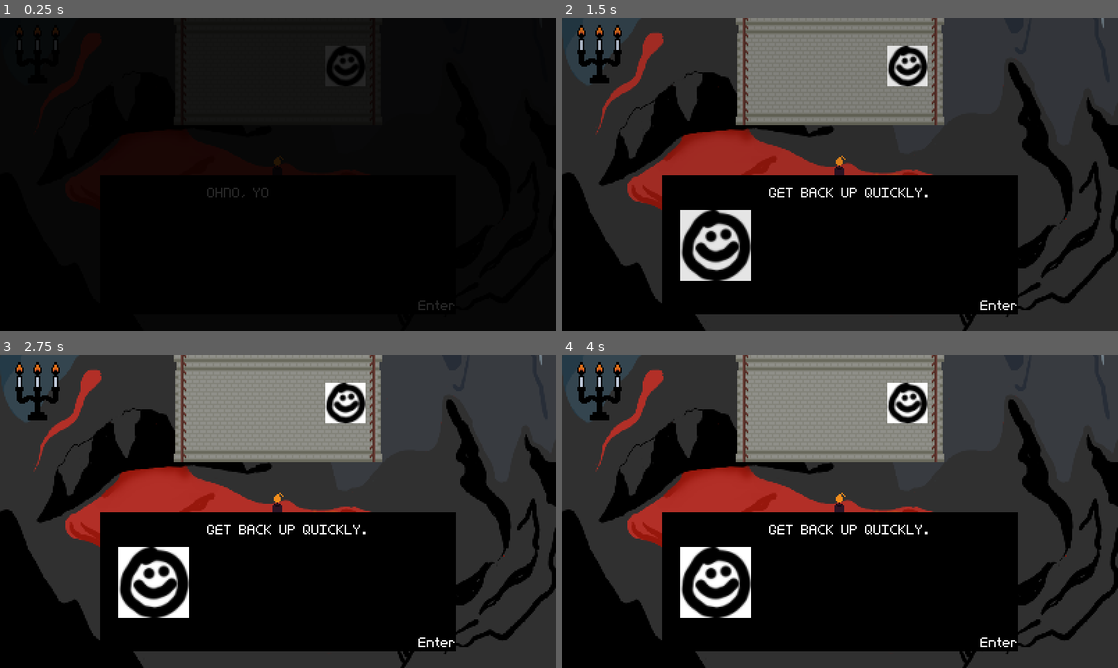
Above: before the commit, frames 1-4 (two rows, left to right).
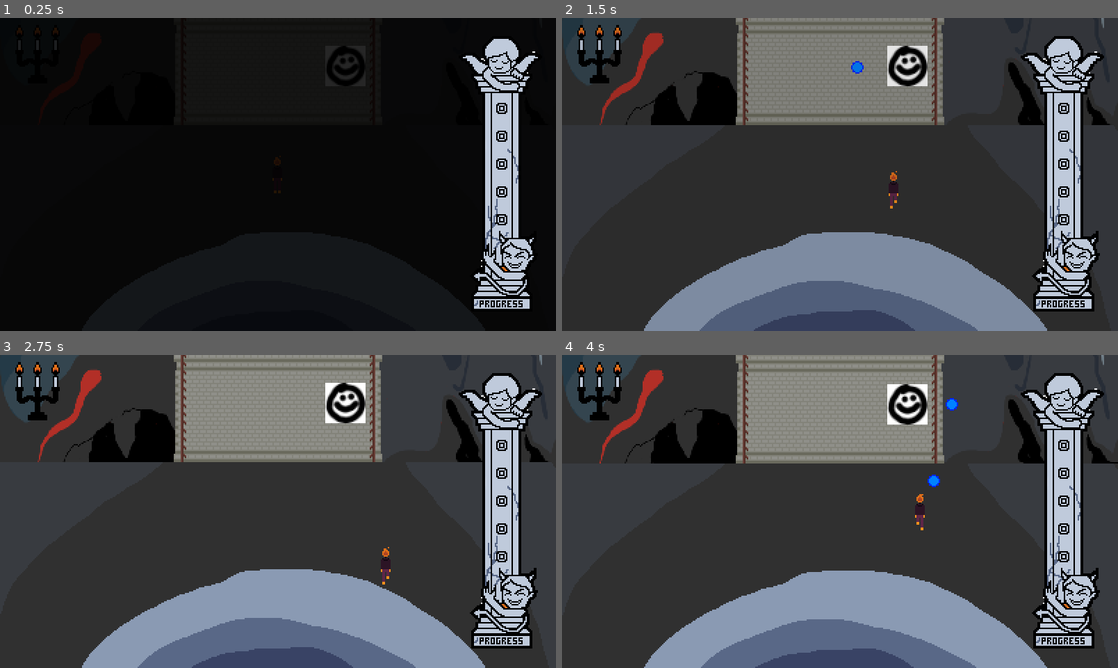
Above: after the commit, the same moments.

Repository: RegularSalamander/burnt-out-seven-sins
Game: Godot game, scene res://Scenes/Game.tscn
Two runs of this game, one before a commit and one after it. Both use one fixed random seed, a clock stepped at 60 frames per second and the inputs below.
Inputs:
- Up to frame 1 (0.25 s): no input
- Up to frame 2 (1.5 s): tap Enter (ui_accept) at 0.5 s; hold Right (right) 0.53-1.28 s; tap Space (jump) at 0.77 s; hold Down (ui_down) from 1.28 s (still down)
- Up to frame 3 (2.75 s): tap Space (jump) at 1.52 s; release Down (ui_down) at 2.03 s; hold Right (right) from 2.03 s (still down)
- Up to frame 4 (4 s): release Right (right) at 2.78 s; hold Up (ui_up) 2.78-3.53 s; tap Space (jump) at 3.02, 3.77 s; hold Left (left) from 3.53 s (still down)

The runs differ from the first frame. In frame 1, 14% of the frame differs, in the area x 14-97%, y 6-100%; in frame 2, 52%; in frame 3, 52%; in frame 4, 54%, in the area x 0-100%, y 0-100%.

Commit message:
tons of bug fixes

Diff:
--- a/Dialog/level 6.json
+++ b/Dialog/level 6.json
@@ -5,6 +5,6 @@
         {"type":"set-portrait", "res":"Art/smiley.tres"},
         "considering u look like that.",
         {"type":"set-portrait", "res":"Art/smiley.tres"},
-        "how bout stop being such a player n keep it in ur pants."
+        "how bout stop being such a player, k?"
     ]
 }
--- a/Dialog/level 8.json
+++ b/Dialog/level 8.json
@@ -5,6 +5,8 @@
         {"type":"set-portrait", "res":"Art/smiley.tres"},
         "they don't let sinners into heaven",
         {"type":"set-portrait", "res":"Art/smiley.tres"},
-        "and they definitely don't let people come back to life."
+        "and they definitely don't let people come back to life.",
+        {"type":"set-portrait", "res":"Art/smiley.tres"},
+        "lmao"
     ]
 }
--- a/Scenes/Game.tscn
+++ b/Scenes/Game.tscn
@@ -13,6 +13,13 @@
 [ext_resource path="res://Art/ui_progress_back.png" type="Texture" id=11]
 [ext_resource path="res://Art/ui_progress_flame.png" type="Texture" id=12]
 [ext_resource path="res://Art/ui_progress.png" type="Texture" id=13]
+[ext_resource path="res://Art/start.png" type="Texture" id=14]
+
+[sub_resource type="RectangleShape2D" id=1]
+extents = Vector2( 10, 123.555 )
+
+[sub_resource type="RectangleShape2D" id=2]
+extents = Vector2( 138.953, 10 )
 
 [node name="Node2D" type="Node2D"]
 script = ExtResource( 5 )
@@ -31,10 +38,14 @@
 [node name="CanvasLayer2" type="CanvasLayer" parent="Node2D"]
 
 [node name="Control" parent="Node2D/CanvasLayer2" instance=ExtResource( 1 )]
-margin_top = -287.0
+margin_left = 1.41418
+margin_top = -288.414
+margin_right = 1.41418
+margin_bottom = -1.41418
 grow_horizontal = 2
 grow_vertical = 2
 rect_pivot_offset = Vector2( 0.5, 0 )
+initDialog = ""
 
 [node name="ParallaxBackground" type="ParallaxBackground" parent="."]
 
@@ -59,7 +70,7 @@
 hframes = 4
 
 [node name="Fadeout" type="Sprite" parent="CanvasLayer"]
-modulate = Color( 1, 1, 1, 0 )
+modulate = Color( 0, 0, 0, 1 )
 scale = Vector2( 400, 225 )
 texture = ExtResource( 10 )
 centered = false
@@ -83,3 +94,26 @@
 [node name="AudioStreamPlayer" type="AudioStreamPlayer" parent="."]
 stream = ExtResource( 6 )
 autoplay = true
+
+[node name="start" type="StaticBody2D" parent="."]
+collision_layer = 16
+
+[node name="CollisionShape2D" type="CollisionShape2D" parent="start"]
+position = Vector2( -191.626, 106.066 )
+shape = SubResource( 1 )
+
+[node name="CollisionShape2D2" type="CollisionShape2D" parent="start"]
+position = Vector2( 188.798, 107.48 )
+shape = SubResource( 1 )
+
+[node name="CollisionShape2D3" type="CollisionShape2D" parent="start"]
+position = Vector2( -219.203, -25.4558 )
+shape = SubResource( 2 )
+
+[node name="CollisionShape2D4" type="CollisionShape2D" parent="start"]
+position = Vector2( 211.425, -24.7487 )
+shape = SubResource( 2 )
+
+[node name="Sprite" type="Sprite" parent="start"]
+position = Vector2( 0, 38 )
+texture = ExtResource( 14 )
--- a/Scenes/Platform.tscn
+++ b/Scenes/Platform.tscn
@@ -12,6 +12,9 @@
 
 [sub_resource type="RectangleShape2D" id=3]
 extents = Vector2( 69.093, 2.35999 )
+
+[sub_resource type="RectangleShape2D" id=4]
+extents = Vector2( 10, 45.3677 )
 
 [node name="Platform" type="Sprite"]
 texture = ExtResource( 2 )
@@ -50,4 +53,15 @@
 position = Vector2( 1.6856, -33.7119 )
 shape = SubResource( 3 )
 
+[node name="walls" type="StaticBody2D" parent="."]
+collision_layer = 16
+
+[node name="CollisionShape2D" type="CollisionShape2D" parent="walls"]
+position = Vector2( -76.0859, 1.00113 )
+shape = SubResource( 4 )
+
+[node name="CollisionShape2D2" type="CollisionShape2D" parent="walls"]
+position = Vector2( 75.7522, -1.66855 )
+shape = SubResource( 4 )
+
 [connection signal="area_entered" from="DialogTrigger" to="DialogTrigger" method="_on_DialogTrigger_area_entered"]
--- a/Scenes/Player.tscn
+++ b/Scenes/Player.tscn
@@ -20,7 +20,7 @@
 
 [node name="Sprite" type="Sprite" parent="."]
 texture = ExtResource( 2 )
-hframes = 3
+hframes = 4
 
 [node name="Hurtbox" type="Area2D" parent="."]
 collision_mask = 8
--- a/Scenes/WorldGen.tscn
+++ b/Scenes/WorldGen.tscn
@@ -9,8 +9,9 @@
 script = ExtResource( 1 )
 
 [node name="Screen Border" type="StaticBody2D" parent="."]
+position = Vector2( 0, 200 )
 collision_layer = 16
 
 [node name="CollisionShape2D" type="CollisionShape2D" parent="Screen Border"]
-position = Vector2( 0, 112 )
+position = Vector2( -0.420441, 9.24986 )
 shape = SubResource( 1 )
--- a/Scripts/Dead Enemy.gd
+++ b/Scripts/Dead Enemy.gd
@@ -5,5 +5,5 @@
 func _process(delta):
 	animation_frame += delta * 5
 	frame = int(floor(animation_frame))
-	if animation_frame > 3:
+	if animation_frame >= 4:
 		queue_free()
--- a/Scripts/DialogTrigger.gd
+++ b/Scripts/DialogTrigger.gd
@@ -7,8 +7,9 @@
 
 
 func _on_DialogTrigger_area_entered(area):
+	Global.just_loaded = false
 	# world_gen level
-	get_parent().get_parent().player_level += 1
+	get_parent().get_parent().player_level = level + 1
 	#TODO trigger dialog
 	get_parent().get_parent().get_parent().get_node("Node2D").get_node("CanvasLayer2").get_node("Control").start("Dialog/level " + str(level) + ".json")
 	#delete self after
--- a/Scripts/Game.gd
+++ b/Scripts/Game.gd
@@ -38,6 +38,8 @@
 	heart_scn = load("res://Scenes/Heart.tscn")
 	powerup_scn = load("res://Scenes/Powerup.tscn")
 
+	load_checkpoint(Global.checkpoint)
+
 func _process(delta):
 	$CanvasLayer/Health.frame = player.health
 
@@ -50,26 +52,27 @@
 			get_tree().change_scene("res://Scenes/Game.tscn")
 	$CanvasLayer/Fadeout.modulate.a = fade
 
-	$CanvasLayer/progress.visible = world_gen.player_level >= 1
+	$CanvasLayer/progress.visible = world_gen.player_level >= 0
 	$CanvasLayer/progress/flame.position.y = player.position.y/(72*30*8) * 128 + 181
 
-	#TODO implement the up or down mechanic of every sin
-	sins[0] += 0.003 #sloth up fast
-	sins[6] += 0.001 #pride up slow
+	var update_sins = true
+	for i in range(7):
+		if sins[i] >= 1:
+			update_sins = false
+	if update_sins:
+		sins[0] += 0.003 #sloth up fast
+		sins[6] += 0.001 #pride up slow
 
-	sins[1] -= 0.001 #greed down slow
-	sins[2] -= 0.001 #gluttony down slow
-	sins[3] -= 0.001 #wrath down slow
-	sins[4] -= 0.001 #envy down slow
-	sins[5] -= 0.001 #lust down slow
-
-
+		sins[1] -= 0.001 #greed down slow
+		sins[2] -= 0.001 #gluttony down slow
+		sins[3] -= 0.001 #wrath down slow
+		sins[4] -= 0.001 #envy down slow
+		sins[5] -= 0.001 #lust down slow
 	for i in range(7):
-		if i + 2 > world_gen.player_level or not player.can_move: #sin not active yet, or no sins active
+		if Global.just_loaded or update_sins and (not player.can_move or (i + 2 > world_gen.player_level and Global.difficulty != 3)):
 			sins[i] = 0
 		sins[i] = max(min(sins[i], 1), 0) #constrain between 0 and 1
 		sin_labels[i].modulate.a = sins[i]
-
 
 	world_gen.set_height(player.position.y)
 
@@ -85,3 +88,15 @@
 		new_heart.is_from_enemy = is_from_enemy
 		add_child(new_heart)
 	pass
+
+func load_checkpoint(level):
+	Global.just_loaded = true
+	world_gen.level = (level-1)
+	world_gen.player_level = (level-1)
+	if level == 1:
+		world_gen.level = 1
+		world_gen.player_level = 1
+		return
+	world_gen.progress = 28
+	world_gen.last_height_generated = -72*30*(level-1)+72*2
+	player.position.y = -72*30*(level-1)-30
--- a/Scripts/Player.gd
+++ b/Scripts/Player.gd
@@ -74,10 +74,10 @@
 
 	var velocity = Vector2(int(input[3])-int(input[2]), int(input[1])-int(input[0]))
 
-	if not velocity:
-		$Sprite.frame = 0
-	else:
-		$Sprite.frame = int(floor(animation_frame))%2+1
+	$Sprite.frame = int(floor(animation_frame))%2
+	if velocity:
+		$Sprite.frame += 2
+
 
 	if shooting and reload_time <= 0:
 		var new_bullet = bullet_scn.instance()
--- a/Scripts/WorldGen.gd
+++ b/Scripts/WorldGen.gd
@@ -2,7 +2,6 @@
 
 # furthest height generated
 var last_height_generated = 0
-var last_enemy_height = 0
 
 var stair_scn
 var platform_scn
@@ -14,11 +13,7 @@
 var level = 0 #starts at 0, goes to 7
 var player_level = 0 #the level the player is actually in
 var progress = 0 #progress through the level
-var difficulty = 1
-#0 is saint (easy),
-#1 is normal,
-#2 is sinner (hard),
-#3 is hell (super hard)
+
 
 var rng = RandomNumberGenerator.new()
 
@@ -38,6 +33,8 @@
 
 # set the y the player is at
 func set_height(player_height):
+	Global.checkpoint = player_level
+
 	#screen border half the height under player
 	if player_height < screen_border.position.y - 225/2:
 		screen_border.position = Vector2(0, player_height + 225/2)
@@ -49,10 +46,12 @@
 		generate(last_height_generated)
 
 func generate(height):
+	if level == 9 and progress > 0 or level > 9:
+		return
 	if progress == 0:
 		var new_platform = platform_scn.instance()
 		new_platform.position.y = height
-		new_platform.get_node("DialogTrigger").level = level
+		new_platform.get_node("DialogTrigger").level = level-1
 		add_child(new_platform)
 		pass
 	if progress > 0:
@@ -63,10 +62,10 @@
 			get_parent().spawn_item(Vector2(rng.randf_range(-50, 50), rng.randf_range(-30, 30)+height), false)
 	if progress > 3 and progress%3 == 0:
 		#budget of enemy spawning is determined by level and difficulty
-		#set to level+difficulty+1
+		#set to level+difficulty
 		#minimum is 1
 		#maximum is 6+difficulty
-		var budget = min(max(level+difficulty+1, 1), 6+difficulty)
+		var budget = min(max(level+Global.difficulty, 1), 6+Global.difficulty)
 		var enemies_spawned = 0
 		while budget >= 1 and enemies_spawned < 3:
 			var enemy_idx = rng.randi_range(0, enemy_data["enemies"].size()-1)
@@ -76,7 +75,6 @@
 				new_enemy.load_enemy(enemy_idx)
 				new_enemy.position.y = height + rng.randf_range(-20.0, 20.0)
 				get_parent().add_child(new_enemy)
-				last_enemy_height = height
 				budget -= enemy_data["enemies"][enemy_idx]["difficulty"]
 	progress += 1
 	if progress == 30:
--- /dev/null
+++ b/Scripts/global.gd
@@ -0,0 +1,9 @@
+extends Node
+
+var checkpoint = 1
+var just_loaded = false #don't update sins when the player just loaded in and hasn't gotten the checkpoint yet
+var difficulty = 1
+#0 is saint (easy),
+#1 is normal,
+#2 is sinner (hard),
+#3 is hell (super hard)
--- a/project.godot
+++ b/project.godot
@@ -13,6 +13,10 @@
 config/name="memento mori"
 run/main_scene="res://Scenes/Game.tscn"
 config/icon="res://icon.png"
+
+[autoload]
+
+Global="*res://Scripts/global.gd"
 
 [debug]
 
@@ -41,6 +45,7 @@
 "events": [ Object(InputEventKey,"resource_local_to_scene":false,"resource_name":"","device":0,"alt":false,"shift":false,"control":false,"meta":false,"command":false,"pressed":false,"scancode":16777221,"unicode":0,"echo":false,"script":null)
 , Object(InputEventKey,"resource_local_to_scene":false,"resource_name":"","device":0,"alt":false,"shift":false,"control":false,"meta":false,"command":false,"pressed":false,"scancode":16777222,"unicode":0,"echo":false,"script":null)
 , Object(InputEventJoypadButton,"resource_local_to_scene":false,"resource_name":"","device":0,"button_index":0,"pressure":0.0,"pressed":false,"script":null)
+, Object(InputEventKey,"resource_local_to_scene":false,"resource_name":"","device":0,"alt":false,"shift":false,"control":false,"meta":false,"command":false,"pressed":false,"scancode":90,"unicode":0,"echo":false,"script":null)
  ]
 }
 ui_left={
Binary file changed: Art/player.png
Binary file added: Art/start.png
Not shown, added: Art/start.png.import
Not shown: 1 places in Scenes/Game.tscn that only renumber resources
Not shown: 1 places in Scenes/Platform.tscn that only renumber resources
